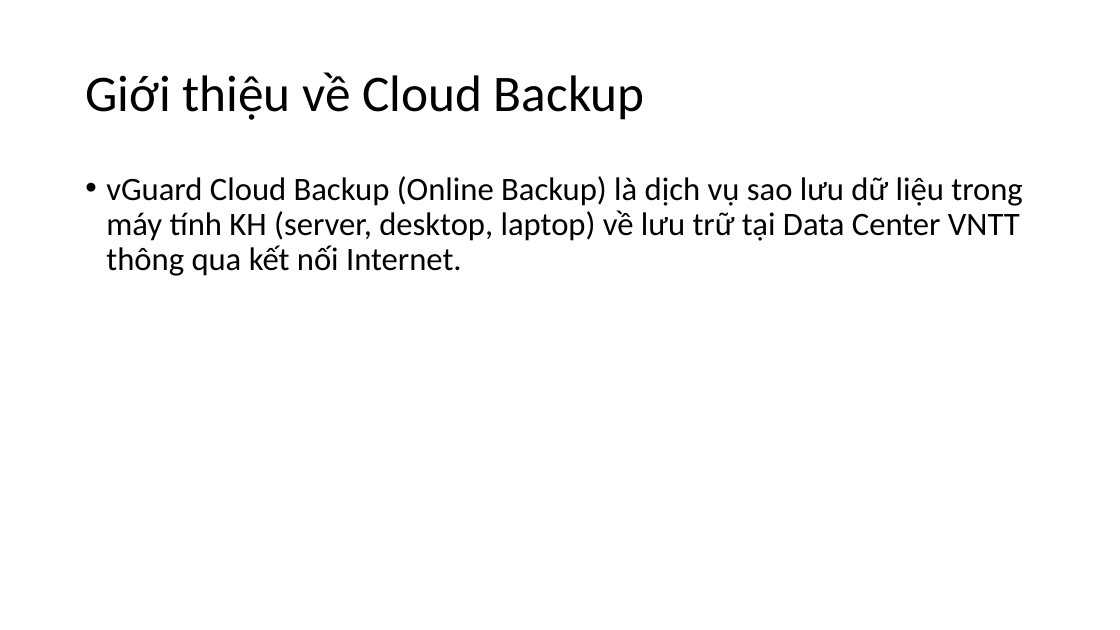
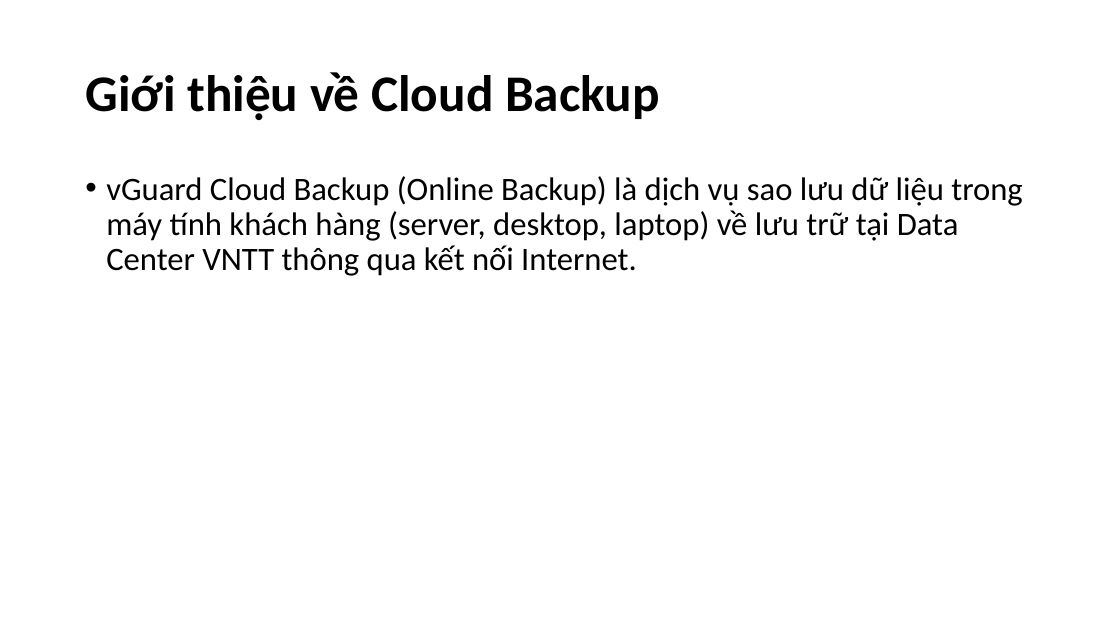
Before and after one commit to nguyenmanhphuc/DoAnA, a slide deck: slide 5 of BÁO CÁO THỰC TẬP.pptx. Drawn at 1120x630 pixels with LibreOffice and Linux fonts; fonts in the diff are those of the drawing. Boxes give left, top, right and bottom in pixels: in the first picture for what was removed or moved away, otherwise in the second. Text is boxed around its words. In the diff, an @@ line names an element or a change of style, - is before the commit and + after.

```diff
--- a/BÁO CÁO THỰC TẬP.pptx
+++ b/BÁO CÁO THỰC TẬP.pptx
@@ title "Giới thiệu về Cloud Backup" at (x1=85, y1=72, x2=660, y2=120): bold on @@
@@ text at (x1=106, y1=176, x2=1022, y2=276): text changed @@
-• vGuard Cloud Backup (Online Backup) là dịch vụ sao lưu dữ liệu trong máy tính KH (server, desktop, laptop) về lưu trữ tại Data Center VNTT thông qua kết nối Internet.
+• vGuard Cloud Backup (Online Backup) là dịch vụ sao lưu dữ liệu trong máy tính khách hàng (server, desktop, laptop) về lưu trữ tại Data Center VNTT thông qua kết nối Internet.
```
Also in this commit, not shown: 11 other slides changed, 1 slide added, 1 slide removed, 1 other file.
